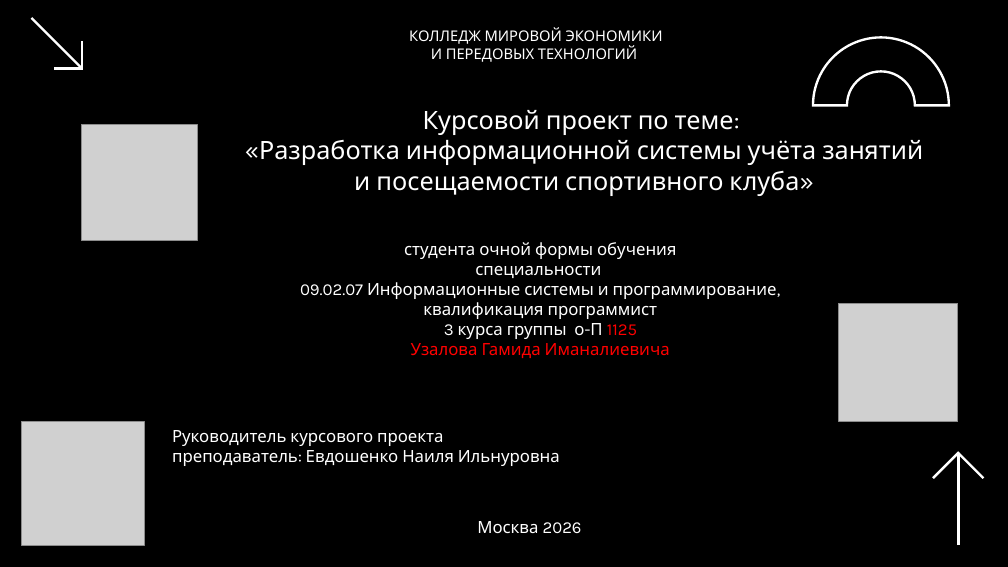
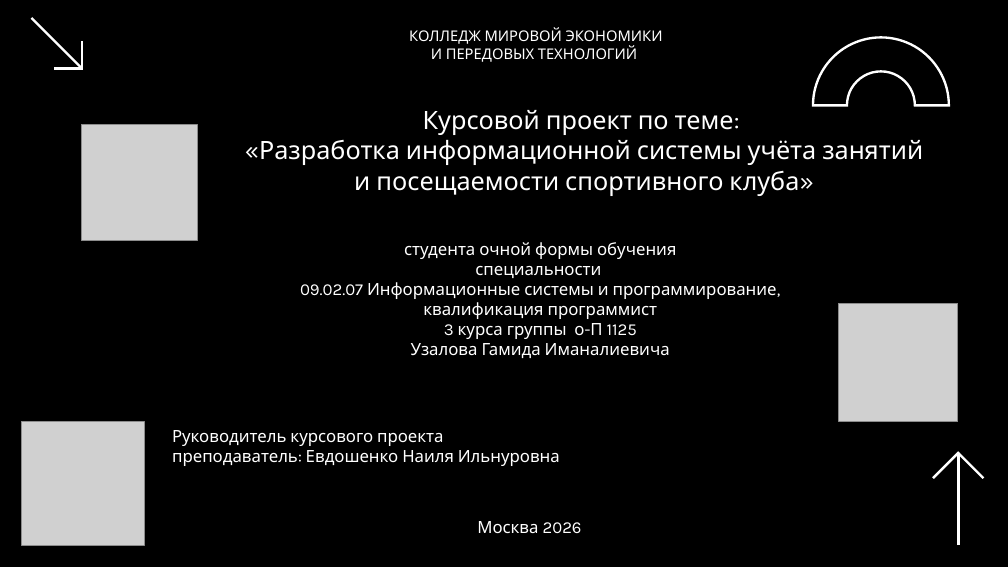
Before and after one commit to Uzalov-Gamid/sport-club, a slide deck: slide 1 of docs/Презентация_Спортивный_клуб.pptx. Drawn at 1008x567 pixels with LibreOffice and Linux fonts; fonts in the diff are those of the drawing; grey boxes stand for pictures. Boxes give left, top, right and bottom in pixels: in the first picture for what was removed or moved away, otherwise in the second. Text is boxed around its words. In the diff, an @@ line names an element or a change of style, - is before the commit and + after.

Commit message:
docs: титульный слайд — текст белым

```diff
--- a/docs/Презентация_Спортивный_клуб.pptx
+++ b/docs/Презентация_Спортивный_клуб.pptx
@@ text at [411,323,670,358]: text colour #FF0000 to #FFFFFF in "1125", "Узалова Гамида Иманалиевича" @@
```
